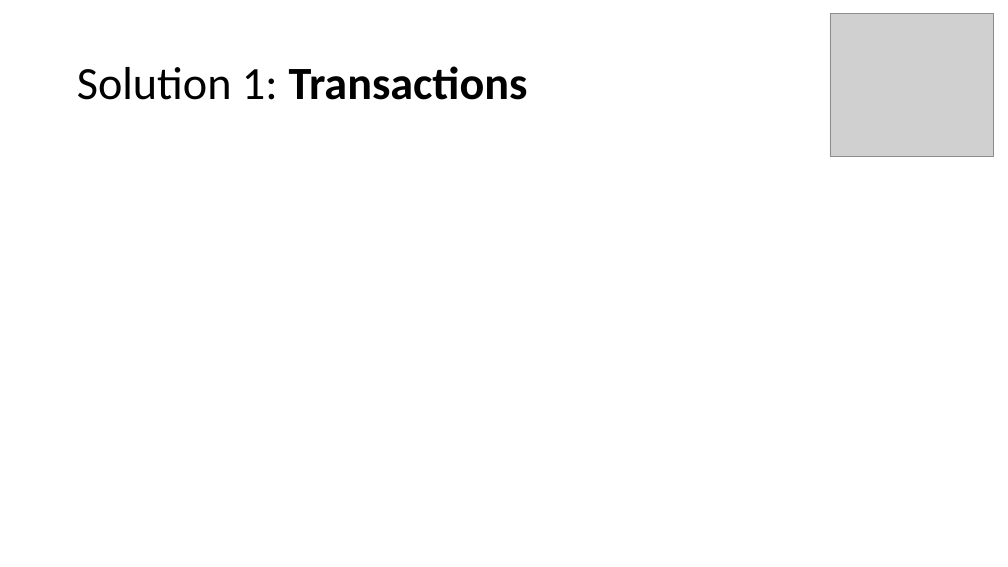
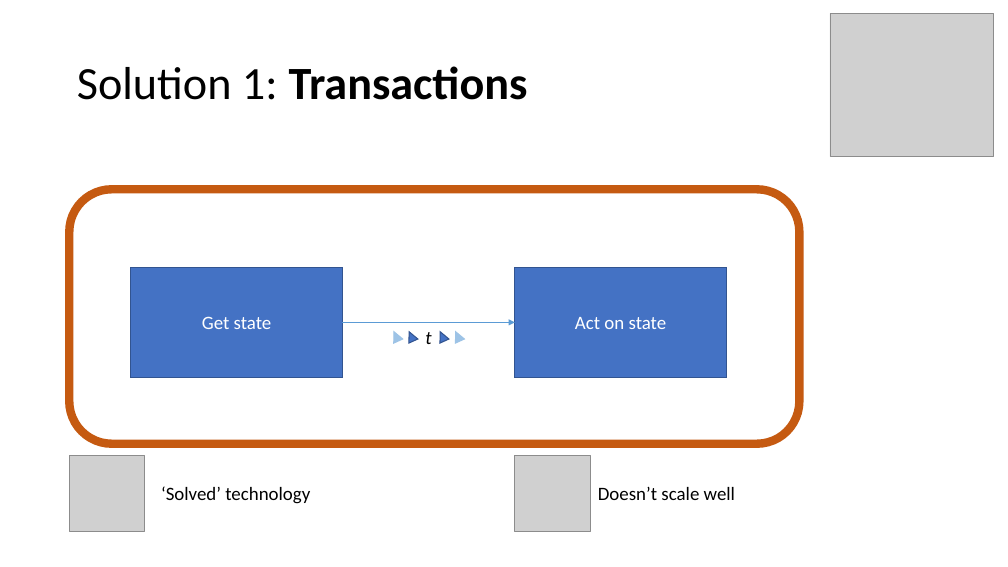
Before and after one commit to MerrionComputing/Presentations, a slide deck: slide 3 of Taming the Concurrency Crocodile.pptx. Drawn at 1008x567 pixels with LibreOffice and Linux fonts; fonts in the diff are those of the drawing; grey boxes stand for pictures. Boxes give left, top, right and bottom in pixels: in the first picture for what was removed or moved away, otherwise in the second. Text is boxed around its words. In the diff, an @@ line names an element or a change of style, - is before the commit and + after.

```diff
--- a/Taming the Concurrency Crocodile.pptx
+++ b/Taming the Concurrency Crocodile.pptx
@@ rounded rectangle added at (x1=70, y1=189, x2=800, y2=444), outline #C55A11 8 pt @@
@@ rectangle added at (x1=131, y1=268, x2=343, y2=377), fill #4472C4, outline #325491 1 pt, 18 pt, text #FFFFFF @@
+Get state
@@ rectangle added at (x1=515, y1=268, x2=727, y2=377), fill #4472C4, outline #325491 1 pt, 18 pt, text #FFFFFF @@
+Act on state
@@ arrow added from (343, 322) to (515, 322), #5B9BD5 1.5 pt @@
@@ triangle added at (x1=389, y1=330, x2=402, y2=343), fill #9DC3E6, outline #9DC3E6 1 pt @@
@@ triangle added at (x1=404, y1=330, x2=417, y2=343), fill #4472C4, outline #325491 1 pt @@
@@ text added at (x1=425, y1=332, x2=431, y2=344), 18 pt, text #000000, italic @@
+t
@@ triangle added at (x1=436, y1=330, x2=449, y2=343), fill #4472C4, outline #325491 1 pt @@
@@ triangle added at (x1=451, y1=330, x2=464, y2=343), fill #9DC3E6, outline #9DC3E6 1 pt @@
@@ picture added at (x1=70, y1=455, x2=145, y2=531) @@
@@ picture added at (x1=515, y1=455, x2=591, y2=531) @@
@@ text added at (x1=161, y1=486, x2=310, y2=504), 18 pt, text #000000 @@
+‘Solved’ technology
@@ text added at (x1=598, y1=487, x2=735, y2=500), 18 pt, text #000000 @@
+Doesn’t scale well
```
Also in this commit, not shown: 5 other slides changed.
